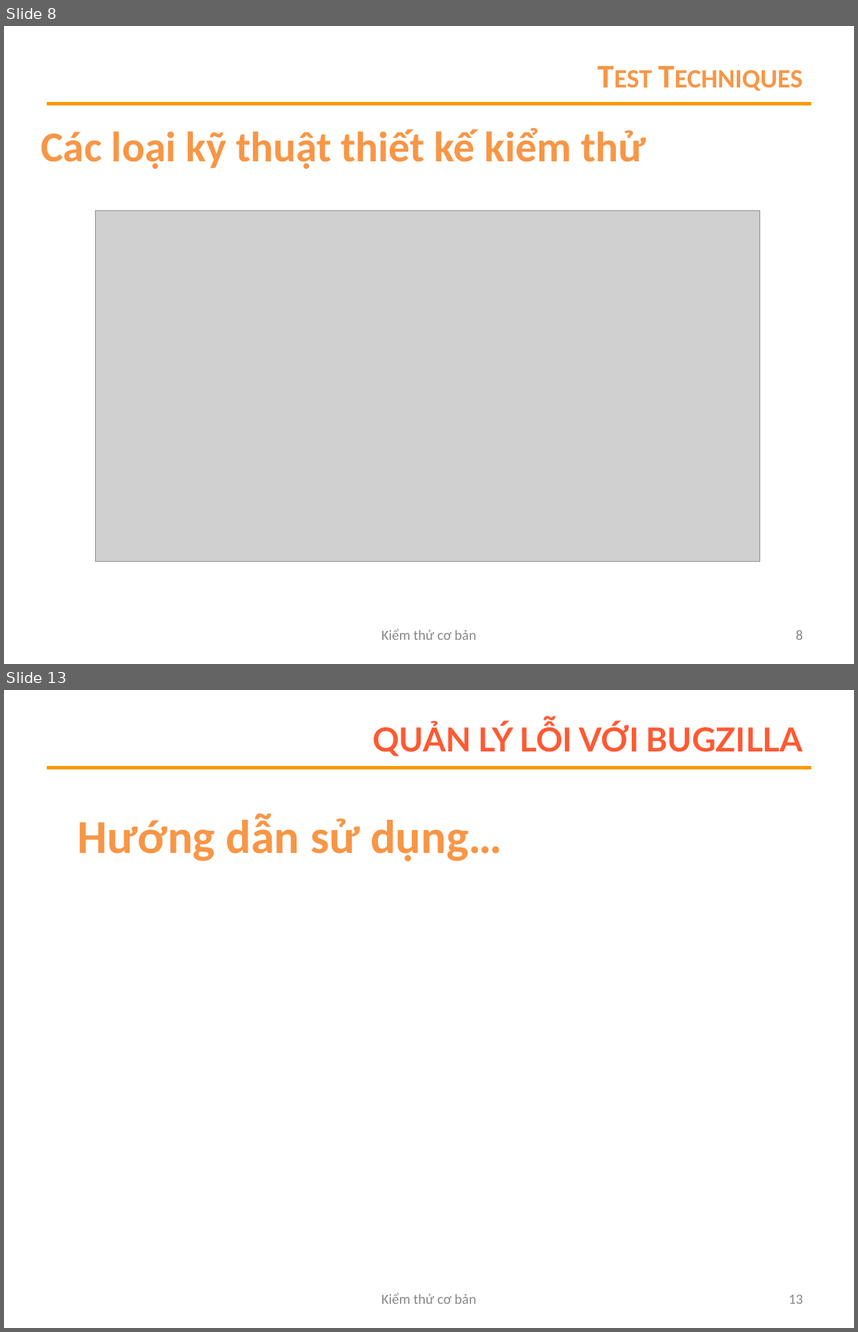
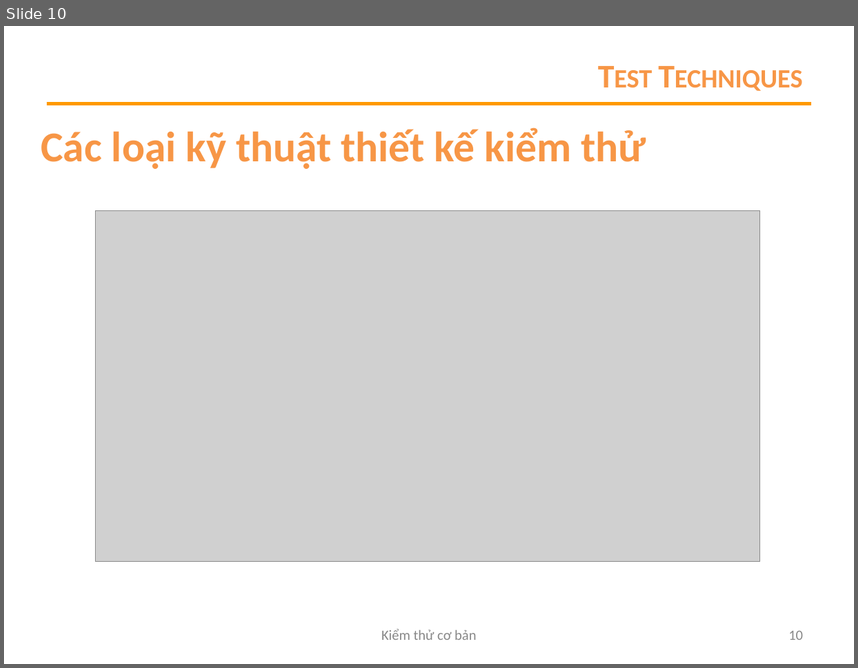
Before and after one commit to ngocvghy2000/AssignmentSOF303, a slide deck: Thuyết trình ngày 24-4-2020/thuyết_trình_nhóm_6.pptx. Shown one above the other, each under a label of ours: slides 8 and 13 before the commit, slide 10 after it; the slides between them are not shown. The pictures are 858x1332 and 858x668 pixels, drawn with LibreOffice and Linux fonts; fonts in the diff are those of the drawing; grey boxes stand for pictures; background and template pictures are left out. Boxes give left, top, right and bottom in pixels: in the first picture for what was removed or moved away, otherwise in the second. Text is boxed around its words. In the diff, an @@ line names an element or a change of style, - is before the commit and + after.

```diff
--- a/Thuyết trình ngày 24-4-2020/thuyết_trình_nhóm_6.pptx
+++ b/Thuyết trình ngày 24-4-2020/thuyết_trình_nhóm_6.pptx
@@ slide 13 removed at <box>4,690,854,1328</box>, background #FFFFFF; not listed: 1 template element that a slide beside it also shows @@
@@ title removed at <box>372,722,803,756</box> @@
-QUẢN LÝ LỖI VỚI BUGZILLA
@@ text removed at <box>77,814,502,861</box> @@
-Hướng dẫn sử dụng…
@@ text removed at <box>381,1292,476,1303</box> @@
-Kiểm thử cơ bản
@@ page number removed at <box>789,1294,803,1303</box> @@
-13
@@ what was slide 8 is now slide 10 @@
@@ page number at <box>789,630,803,639</box>: text changed @@
-8
+10
```
Also in this commit, not shown: 1 slide changed, 2 slides added, 4 other slides removed.
